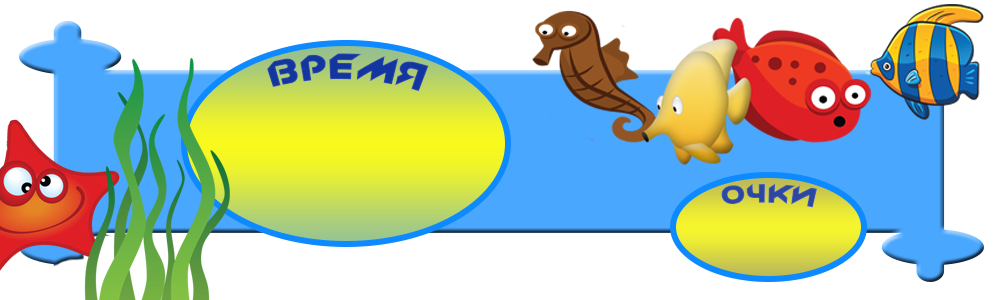
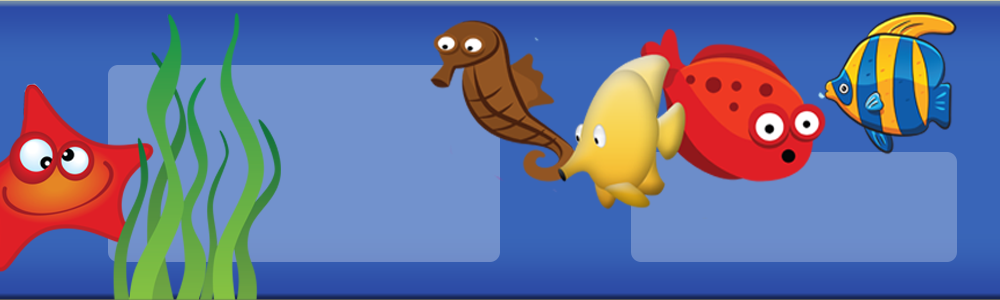
Layered file, before and after one edit (1000x300). Changes by layer:
painted on "Layer 2" over left=0, top=12, right=281, bottom=300
removed layer "ВРЕМЯ" over left=267, top=53, right=429, bottom=92
painted on "Layer 1" over left=430, top=4, right=984, bottom=219
renamed "Ellipse 1 copy" to "Прямоугольник, скругл. углы 2", opacity 100% → 29%, painted on it over left=108, top=40, right=511, bottom=262
removed layer "ОЧКИ" over left=721, top=183, right=817, bottom=208
removed layer "Shape 1" over left=19, top=21, right=984, bottom=282
renamed "Ellipse 1" to "Прямоугольник, скругл. углы 3", opacity 100% → 26%, painted on it over left=631, top=152, right=957, bottom=282
added layer "Прямоугольник, скругл. углы 1" above "Background" over left=0, top=0, right=1000, bottom=300
